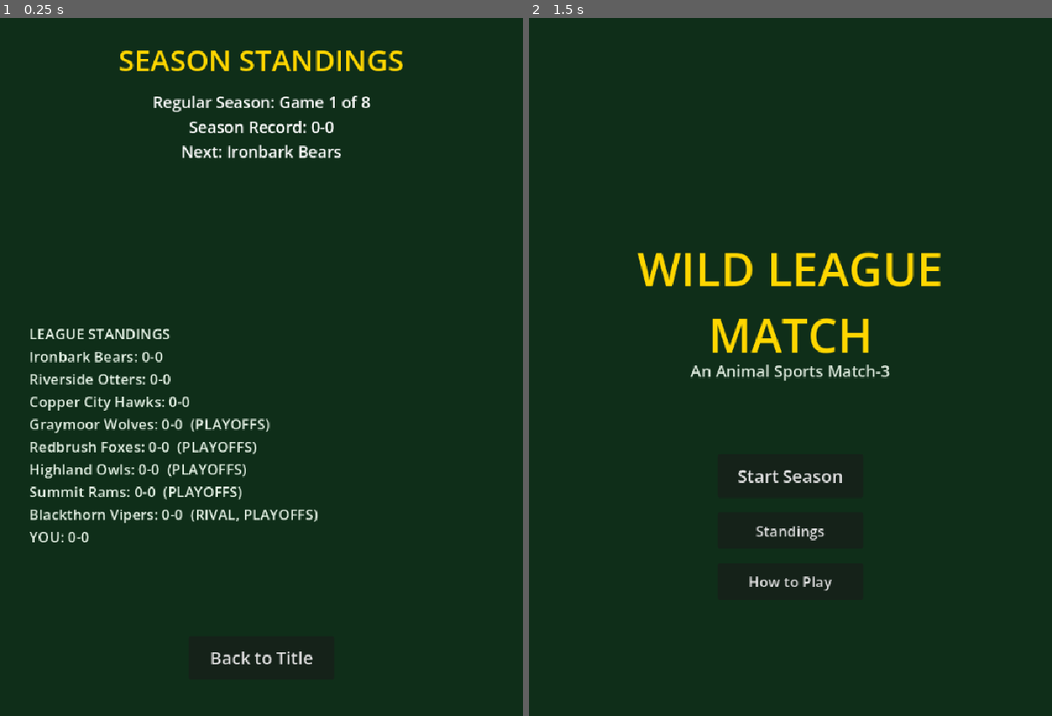
Above: before the commit, frames 1-2 (left to right).
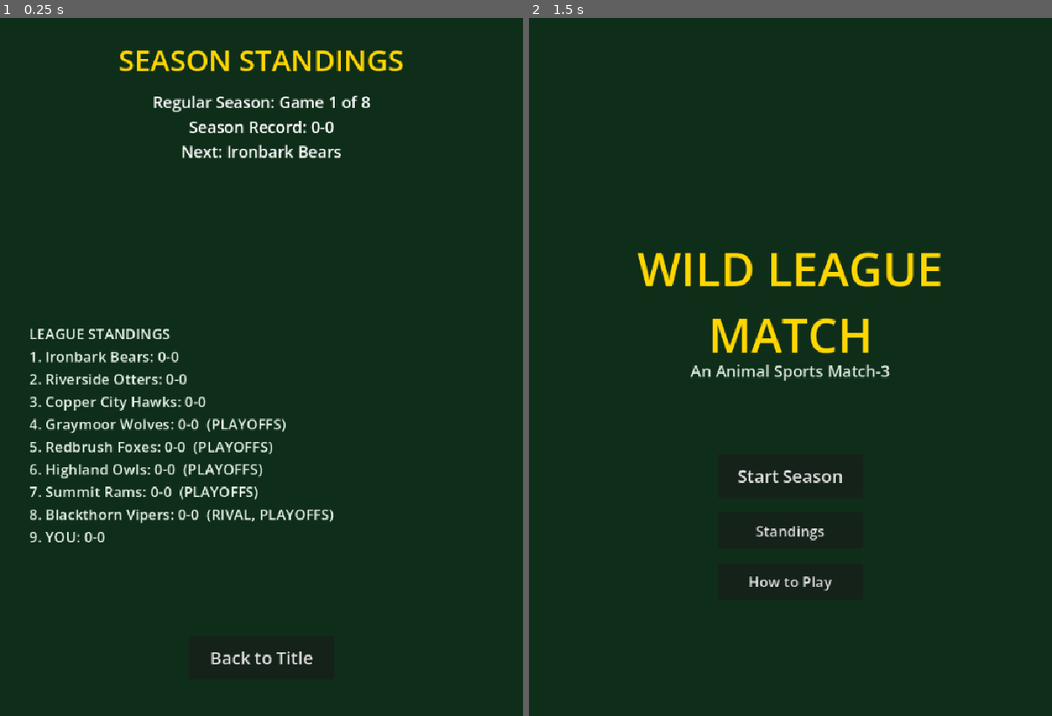
Above: after the commit, the same moments.

Repository: Pazderk/Wild-League-Match
Game: Godot game, scene res://scenes/standings_screen.tscn
Two runs of this game, one before a commit and one after it. Both use one fixed random seed, a clock stepped at 60 frames per second and the inputs below. This scene is started directly instead of the project's main scene.
Inputs (mouse positions are in pixels of both pictures, inside the frame that each line leads up to):
- Up to frame 1 (0.25 s): no input
- Up to frame 2 (1.5 s): tap Enter at 0.5 s; move the mouse to (905, 332) at 0.52 s; click (905, 332) at 0.67 s; click "Back to Title" at 1.25 s

The runs differ from the first frame. In frame 1, 3.6% of the frame differs, in the area x 5-64%, y 47-76%; in frame 2, nothing differs.

Commit message:
Number the league standings 1st through 9th

Diff:
--- a/scripts/standings_screen.gd
+++ b/scripts/standings_screen.gd
@@ -77,14 +77,15 @@
 	entries.sort_custom(func(a, b): return a.wins > b.wins)
 
 	var lines: Array = ["LEAGUE STANDINGS"]
-	for e in entries:
+	for i in range(entries.size()):
+		var e: Dictionary = entries[i]
 		var tags: Array = []
 		if e.rival:
 			tags.append("RIVAL")
 		if e.final_wins >= SeasonManager.WINS_NEEDED_TO_QUALIFY:
 			tags.append("PLAYOFFS")
 		var tag_str := ("  (%s)" % ", ".join(tags)) if not tags.is_empty() else ""
-		lines.append("%s: %d-%d%s" % [e.name, e.wins, e.losses, tag_str])
+		lines.append("%d. %s: %d-%d%s" % [i + 1, e.name, e.wins, e.losses, tag_str])
 	return "\n".join(lines)
 
 
Not shown, changed: docs/index.html
Not shown, changed: docs/index.pck
